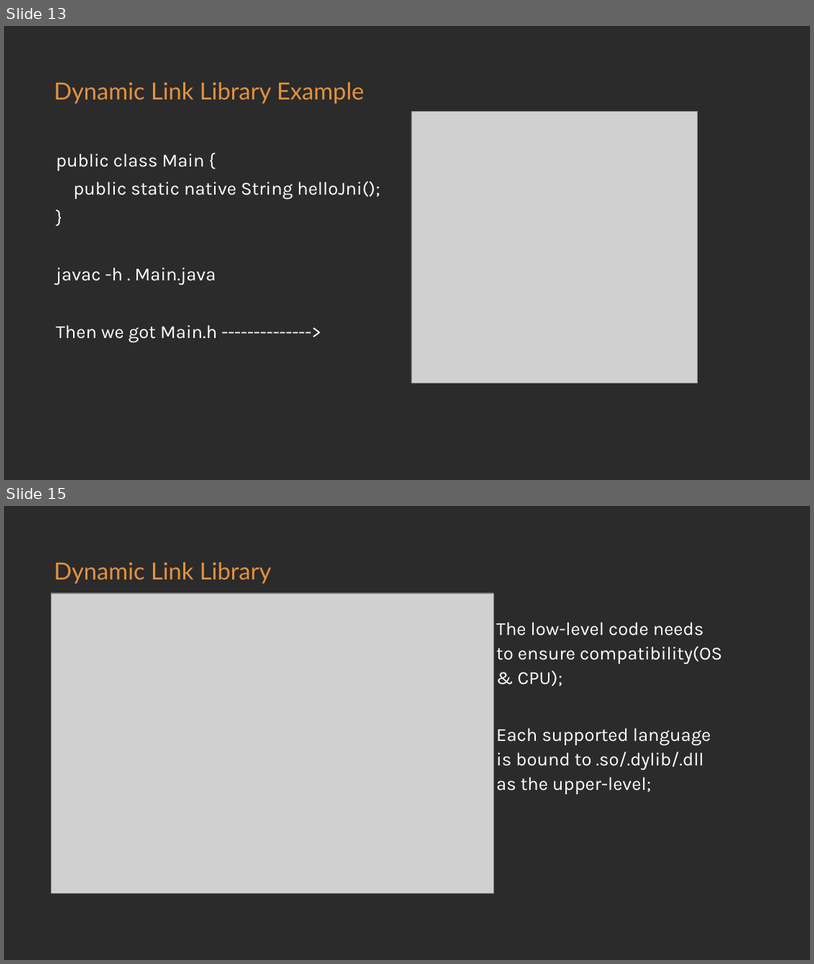
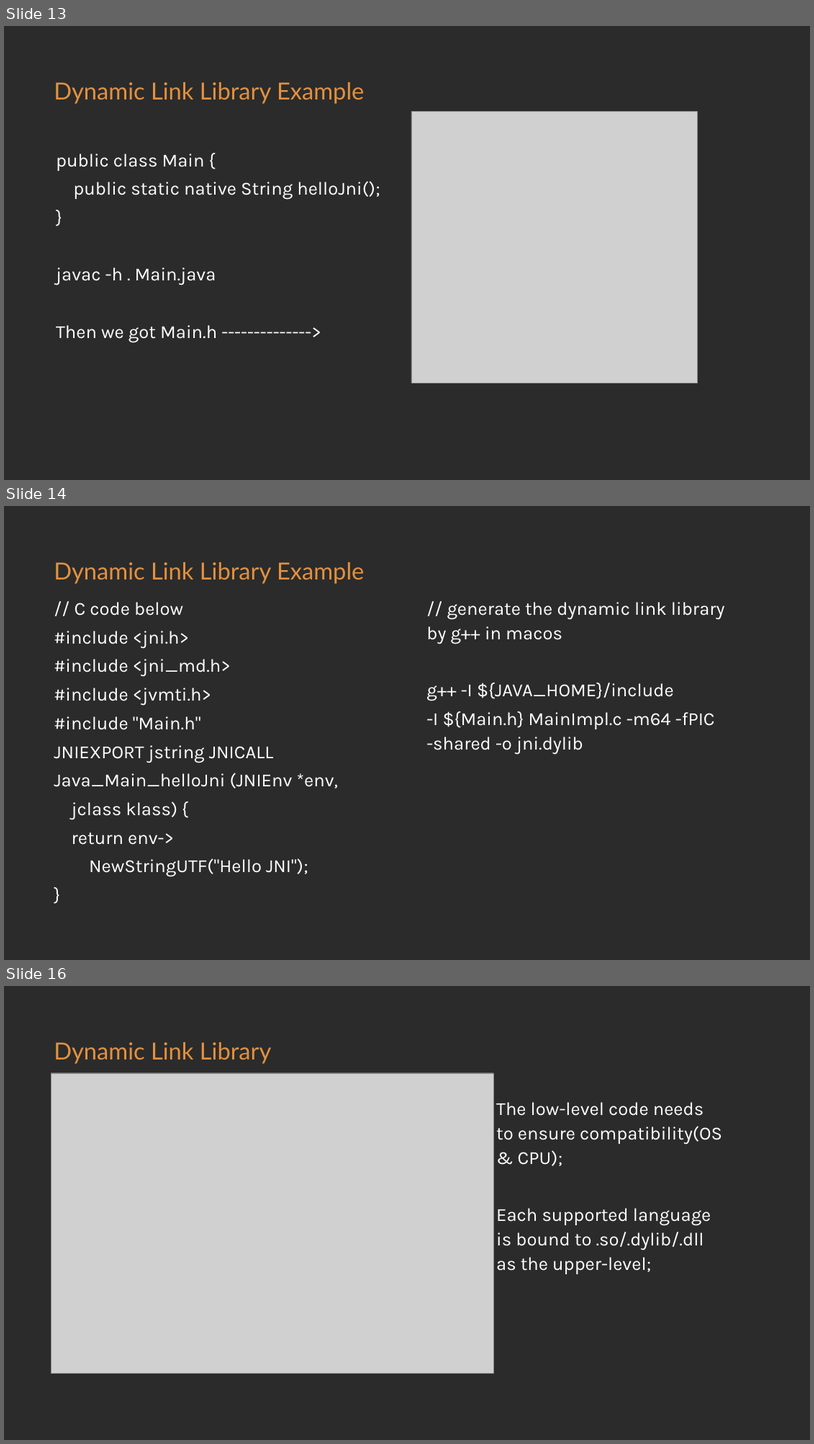
Before and after one commit to loongs-zhang/ACOCA2024-PlayWithWASM, a slide deck: PlayWithWASM.pptx. Shown one above the other, each under a label of ours: slides 13 and 15 before the commit, slides 13, 14 and 16 after it; the slides between them are not shown. The pictures are 814x964 and 814x1444 pixels, drawn with LibreOffice and Linux fonts; fonts in the diff are those of the drawing; grey boxes stand for pictures; background and template pictures are left out; a plain dark background stands for a picture behind light text. Boxes give left, top, right and bottom in pixels: in the first picture for what was removed or moved away, otherwise in the second. Text is boxed around its words. In the diff, an @@ line names an element or a change of style, - is before the commit and + after.

```diff
--- a/PlayWithWASM.pptx
+++ b/PlayWithWASM.pptx
@@ slide 14 added at [4, 506, 810, 960], background picture (left out) @@
@@ text added at [54, 562, 364, 584], 56 pt, text gradient #E3913F to #732D79 @@
+Dynamic Link Library Example
@@ text added at [54, 602, 338, 876], 44 pt, text #FFFFFF @@
+// C code below
+#include <jni.h>
+#include <jni_md.h>
+#include <jvmti.h>
+#include "Main.h"
+JNIEXPORT jstring JNICALL
+Java_Main_helloJni (JNIEnv *env,
+jclass klass) {
+return env->
+NewStringUTF("Hello JNI");
+}
@@ text added at [427, 602, 725, 754], 44 pt, text #FFFFFF @@
+// generate the dynamic link library by g++ in macos
+g++ -I ${JAVA_HOME}/include
+-I ${Main.h} MainImpl.c -m64 -fPIC -shared -o jni.dylib
@@ what was slide 15 is now slide 16 @@
```
Also in this commit, not shown: 2 slides changed, 2 other slides added, 6 slides removed, 11 other files.
